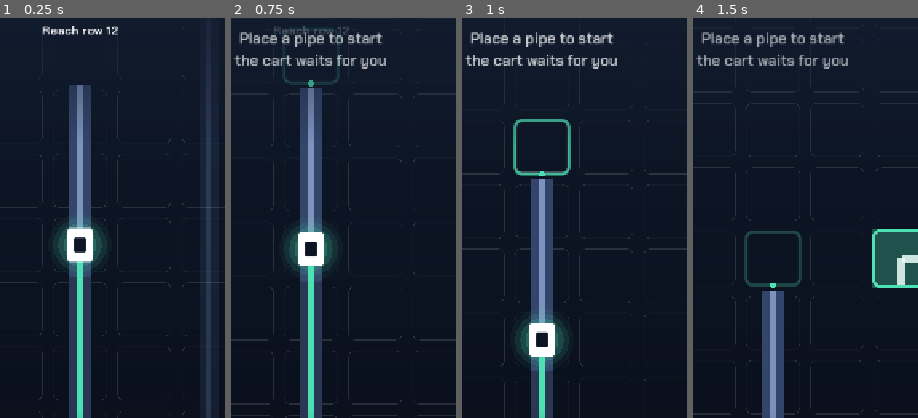
Above: before the commit, frames 1-4 (left to right).
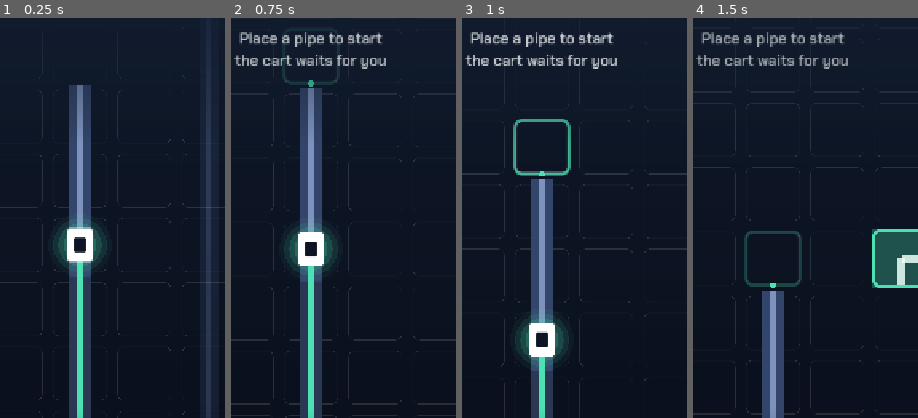
Above: after the commit, the same moments.

Repository: aznoran/piperunner
Game: Godot game, scene res://scenes/Main.tscn
Two runs of this game, one before a commit and one after it. Both use one fixed random seed, a clock stepped at 60 frames per second and the inputs below.
Inputs (mouse positions are % of the whole screen's width and height, from its top left):
- Up to frame 1 (0.25 s): no input
- Up to frame 2 (0.75 s): click "START" at 0.5 s
- Up to frame 3 (1 s): no input
- Up to frame 4 (1.5 s): move the mouse to (72, 45) at 1.27 s; click (72, 45) at 1.42 s
The pictures show only the part of the screen within x 32-82%, y 18-68%; the shares and areas given below are measured in that part.

The runs differ from the first frame. In frame 1, 0.4% of the frame differs, in the area x 18-53%, y 2-5%; in frame 2, 0.2%; in frame 3, nothing differs; in frame 4, nothing differs.

Commit message:
Stop a station goal showing over CLASSIC on a fresh boot
The goal line carried placeholder text in the scene file, and the rule that
shows or hides it treats non-empty text as "a station is selected". So the
first time anything closed a panel, the placeholder was made visible — the
menu read CLASSIC with a station's goal under it.

The placeholder is gone, an empty goal now hides the line outright rather
than being skipped by the show rule, and the mode name is set once at boot
and again whenever the menu opens, so nothing is left over from a previous
selection.

input_check asserts a fresh boot shows CLASSIC with no goal line.

Co-Authored-By: Claude Opus 5 (1M context) <noreply@anthropic.com>
Claude-Session: https://claude.ai/code/session_01CFYbRtdtb1UhkaJakFte7B

Diff:
--- a/scenes/MainMenu.tscn
+++ b/scenes/MainMenu.tscn
@@ -94,7 +94,6 @@
 grow_horizontal = 2
 mouse_filter = 2
 theme_override_font_sizes/font_size = 20
-text = "Reach row 12"
 horizontal_alignment = 1
 
 [node name="Bar" type="Control" parent="."]
--- a/scripts/main.gd
+++ b/scripts/main.gd
@@ -133,6 +133,7 @@
 	var saved := Skins.by_name(GameState.location)
 	if saved != null:
 		apply_skin(saved)
+	_refresh_mode_name()
 	_cart.variant = GameState.cart_variant
 	_hud.set_best(GameState.best)
 	_hud.set_score(0)
--- a/scripts/main_menu.gd
+++ b/scripts/main_menu.gd
@@ -402,6 +402,8 @@
 	%ModeLabel.text = mode
 	%ModeGoal.text = goal
 	%ModeGoal.visible = not goal.is_empty()
+	if goal.is_empty():
+		return
 	%ModeGoal.add_theme_color_override("font_color",
 		Color(_mode_tint(Skins.current(), kind), 0.62))
 	%ModeLabel.add_theme_color_override("font_color",
--- a/tests/input_check.gd
+++ b/tests/input_check.gd
@@ -38,6 +38,11 @@
 
 	match step:
 		1:
+			# A fresh boot is classic, with no station goal left on screen.
+			_ok(not menu.get_node("%ModeGoal").visible,
+				"no station goal on a fresh boot")
+			_eq(menu.get_node("%ModeLabel").text, "CLASSIC",
+				"and the mode reads as classic")
 			_click(menu.get_node("%UpgradesButton"))
 		2:
 			_ok(menu.get_node("%UpgradesPanel").visible, "UPGRADES opens the shop")
